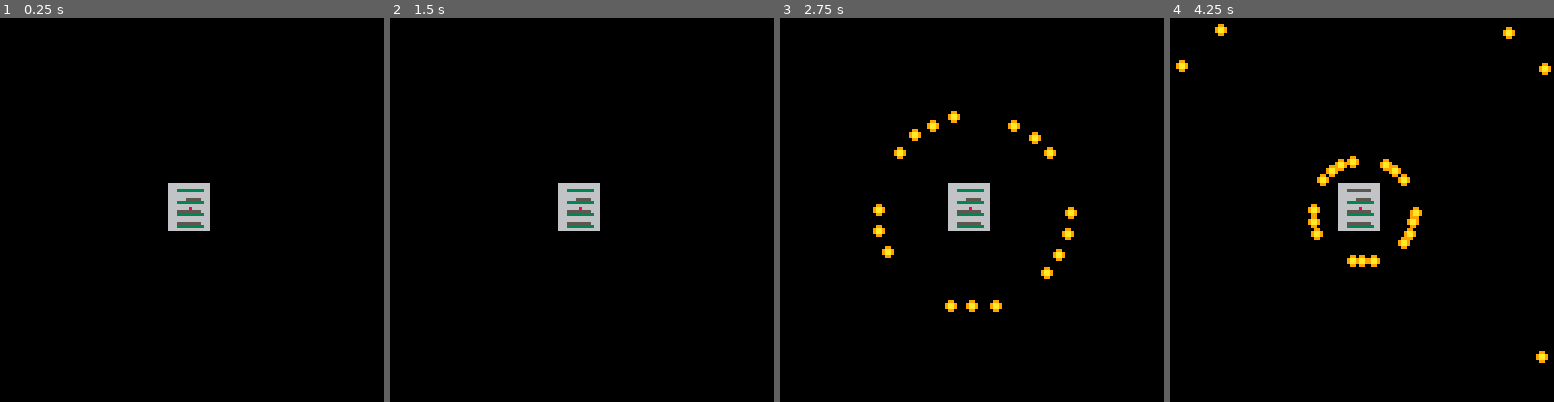
Above: before the commit, frames 1-4 (left to right).
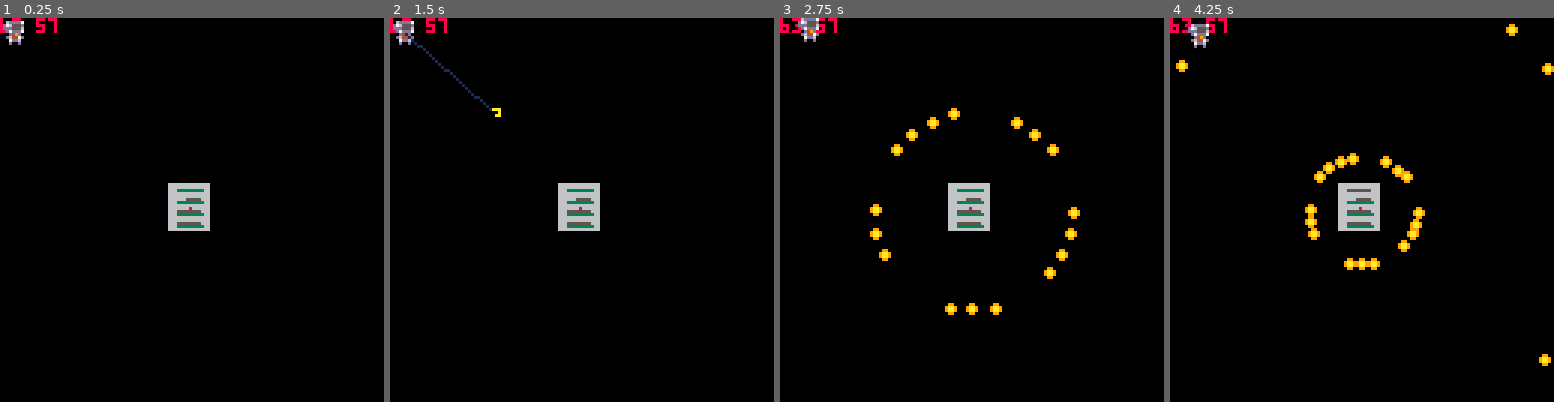
Above: after the commit, the same moments.

Repository: Vellih0r/theveryseriousjuniperdevgamejam
Game: PICO-8 cartridge days/day1.p8
Same seed, same stepped clock (60 frames per second), same inputs: the game is played once before the commit and once after it.
Inputs:
- Up to frame 1 (0.25 s): no input
- Up to frame 2 (1.5 s): tap X (X key) at 0.33, 1.07 s; tap O (Z key) at 0.7 s
- Up to frame 3 (2.75 s): hold Right 1.6-2.1 s; tap O (Z key) at 1.7, 2.1, 2.5 s; tap X (X key) at 1.85 s; hold Up 2.15-2.42 s; hold Right from 2.47 s (still down)
- Up to frame 4 (4.25 s): tap O (Z key) every 0.4 s from 2.9 to 4.1 s; tap X (X key) at 2.97, 4.08 s; release Right at 3.03 s; hold Left 3.08-3.58 s; hold Down 3.63-3.97 s; hold Right from 4.02 s (still down)

The runs differ from the first frame. In frame 1, 0.4% of the frame differs, in the area x 0-15%, y 0-8%; in frame 2, 0.6%; in frame 3, 1.8%; in frame 4, 2.1%, in the area x 0-100%, y 0-91%.

Commit message:
merged files, hook is still buggy

Diff:
--- a/days/day1.p8
+++ b/days/day1.p8
@@ -3,22 +3,37 @@
 __lua__
 function _init()
 	pi = 3.1415
+	bullets = {}
+
+	player_init()
+
 	b = nil
-	bullets = {}
 	b = load_boss(63,63)
+
+	target.x, target.y = get_next_boss_part()
 end
 
 function _update()
+	if (b) boss_moveset()
 	foreach(bullets, bullet_move)
-	if (b) boss_moveset()
+
+ player_movement()
+ move_hook()
+
+	player_buttons()
 end
 
 function _draw()
 	cls()
 	if (b) b.draw()
 
+	-- debug
 	-- center
 	pset(63,63, 8)
+	-- target
+	print(target.x .. " " .. target.y)
+
+	player_draw()
 
 	foreach(bullets, bullet_draw)
 end
@@ -33,7 +48,7 @@
 			x=x,   y=y,
 			dx=dx, dy=dy,
 			w=4, h=4,
-			sprite=3,
+			sprite=17,
 		}
 	)
 end
@@ -75,7 +90,7 @@
 	local boss = {
 		x=x, y=y,
 		h=16, w=16,
-		sprite=1,
+		sprite=14,
 		max_parts=4,
 		cur_parts=4,
 		level=1,
@@ -128,20 +143,241 @@
 		line(b.x-4,y,x,y,3)
 	end
 end
-…(17 lines of a section not shown)…
+-->8
+-- player
+
+function player_init()
+	player ={
+		x=1,  y=1,
+		dx=0, dy=0,
+		speed = 4,
+		sprite = 1,
+		dir = 1,
+		ass = false,
+		buffer = 0,
+	}
+
+	hook ={
+		x=0,  y=0,
+		dx=0, dy=0,
+		tx=0, ty=0,
+		speed=3,
+		is_moving = false,
+		visible = false,
+		sprite = 44,
+		}
+	target ={
+		x=0, y=0,
+	}
+end
+
+function player_buttons()
+	if player.buffer < 1 and btn(❎) then
+		throw_hook()
+		player.buffer = 20
+	end
+	if btn(🅾️)	then
+		delete_hook()
+ end
+end
+
+function player_draw()
+	if player.dir < 0 then
+		player.sprite = 1
+	else
+		player.sprite = 2
+	end
+	if player.ass then
+		player.sprite = 3
+	end
+	spr(player.sprite, player.x, player.y)
+
+	draw_hook(hook)
+end
+
+function player_movement()
+	local p = player
+
+	if p.buffer > 0 then
+		p.buffer -= 1
+	end
+
+	if btn(⬅️) then
+		p.dx -= 1
+		p.dir = -1
+	end
+
+ if btn(➡️) then
+ 	p.dx += 1
+ 	p.dir = 1
+ end
+
+	if btn(⬆️) then
+		p.dy -= 1
+	 p.ass = true
+	else
+		p.ass = false
+	end
+
+	if (btn(⬇️)) p.dy += 1
+
+	-- player.dx =	mid(-1, player.dx, 1)
+
+	player.dx *= 0.2
+	player.dy *= 0.2
+
+	move_player()
+end
+
+-- movement
+function move_player()
+	local p = player
+
+	local next_x = p.x + p.dx
+
+	if p.dx > 0 then
+		if not is_tile_flag(next_x+7,p.y,0)
+		and not is_tile_flag(next_x+7,p.y+7,0)
+		then
+			p.x = next_x
+		end
+
+	elseif p.dx < 0 then
+		if not is_tile_flag(next_x,p.y,0)
+		and not is_tile_flag(next_x,p.y+7,0)
+		then
+			p.x = next_x
+		end
+	end
+
+	local next_y = p.y + p.dy
+
+	if p.dy > 0 then
+		if not is_tile_flag(p.x,next_y+7,0)
+		and not is_tile_flag(p.x+7,next_y+7,0)
+		then
+			p.y = next_y
+		end
+
+	elseif p.dy < 0 then
+		if not is_tile_flag(p.x,next_y,0)
+		and not is_tile_flag(p.x+7,next_y,0)
+		then
+			p.y = next_y
+		end
+	end
+	-- screen edges
+	p.x = mid(0, p.x, 120)
+ p.y = mid(0, p.y, 120)
+end
+
+-----------------------
+-- hook
+function throw_hook()
+	hook.visible = true
+
+	local angle = atan2(target.x - hook.x,target.y - hook.y)
+
+	hook.dx = cos(angle)
+	hook.dy = sin(angle)
+
+	hook.x = player.x + hook.dx * hook.speed
+	hook.y = player.y + hook.dy * hook.speed
+
+	hook.tx = target.x
+	hook.ty = target.y
+	hook.is_moving = true
+end
+
+function draw_hook()
+	if hook.visible then
+			spr(hook.sprite,hook.x,hook.y)
+			line(player.x+4,player.y+4,
+			hook.x+4, hook.y+3,1)
+	end
+end
+
+
+function move_hook()
+	if hook.visible and hook.is_moving then
+
+		hook.x += hook.dx * hook.speed
+		hook.y += hook.dy * hook.speed
+
+		if abs(hook.x - hook.tx) < 3
+		and abs(hook.y - hook.ty) < 3
+		then
+	 		hook.x = hook.tx
+	 		hook.y = hook.ty
+	 		hook.is_moving = false
+		end
+	end
+end
+
+function delete_hook()
+	hook.visible = false
+	hook.x = 0
+	hook.y = 0
+	hook.dx = 0
+	hook.dy = 0
+	hook.is_moving = false
+end
+-->8
+-- colision
+
+-- basic box collision
+function collide(o1,o2)
+	if o1.x < o2.x + o2.w
+	or o2.x < o1.x + o1.w
+	or o1.y < o2.y + o2.h
+	or o2.y < o1.y + o1.h
+	then
+		return true
+	end
+	return false
+end
+
+function is_tile_flag(x,y,f)
+	local map_x = flr(x / 8)
+	local map_y = flr(y / 8)
+
+	local tile = mget(map_x,map_y)
+	return fget(tile, f)
+end
+
+-- player colision
+function check_player_colition(f)
+	local p = player
+	if is_tile_flag(p.x + 1, p.y + 1, f) or
+				is_tile_flag(p.x + 6, p.y + 1, f) or
+				is_tile_flag(p.x + 1, p.y + 6, f) or
+				is_tile_flag(p.x + 1, p.y + 1, f)
+	then
+			return true -- player touched this flag
+	else
+			return false	-- player doesn't touched the flag
+	end
+end
+…(23 lines of a section not shown)…
Not shown, changed: 22 lines of the sprite sheet (__gfx__) section of days/day1.p8
